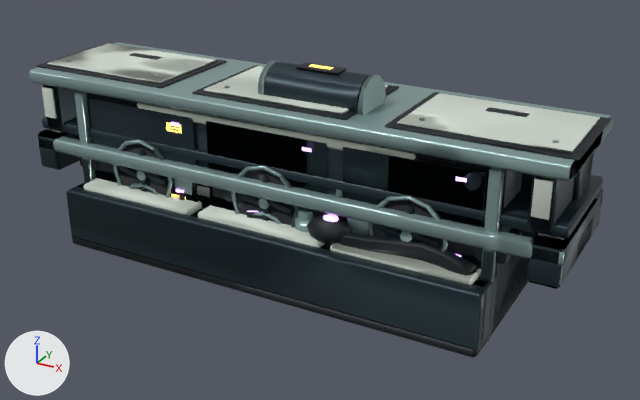
The Blender file public/assets/e9-ship-kit/industrial/industrial.blend, before and after one commit.
Both versions are drawn from a camera (50 mm lens) standing at (4.41, -7.53, 4.5) and looking at (0.28, -0.03, 0.74). The axes (+X, +Y, +Z) are drawn at lower left. The lights are the same throughout. The older version comes first.

In view in the first picture: 'airway-exchanger--e9-body', 'airway-exchanger--e9-ceramic', 'airway-exchanger--e9-dark', 'cargo-hoist-header--e9-body', 'cargo-hoist-header--e9-ceramic', 'cargo-hoist-header--e9-dark', 'cargo-hoist-header--e9-trim', 'cargo-restraintbank-tall--e9-ceramic', 'swarm-plenum-tall--e9-body', 'swarm-plenum-tall--e9-dark', 'swarm-plenum-tall--e9-trim', 'workshop-tool-bridge--e9-body', 'workshop-tool-bridge--e9-trim' and 10 more.
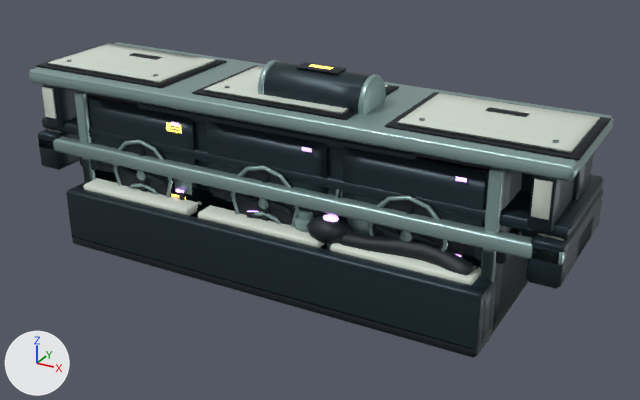
What changed in the scene script:
```text
Change me_cube_048:
    where me_cube_048.from_pydata(...)  # 176 vertices, 140 faces; spans x -2.4..2.4, y -0.69..0.7, z 0.0..1.73
    used by ob_swarm_plenum_tall__e9_body; parent = ob_swarm_plenum_tall; location = (0.0, 0.0, 0.0)
    me_cube_048 part 1: texture (UV) coordinates of 140 of 140 faces, centred in x -2.4..2.4, y -0.69..0.7, z 0.0..1.73, changed; they spanned u 0.01..0.88, v 0.01..0.98 and now span u 0.01..0.9, v 0.01..0.98
Change me_cube_135:
    used by ob_cargo_restraintbank_tall__e9_body; parent = ob_cargo_restraintbank_tall; location = (0.0, 0.0, 0.0)
    remove me_cube_135.from_pydata(...)  # 144 vertices, 156 faces; spans x -1.6..1.6, y -0.63..0.63, z 0.03..1.67
    add me_cube_135.from_pydata(...)  # 192 vertices, 200 faces; spans x -1.6..1.6, y -0.68..0.64, z 0.03..1.7
    me_cube_135 part 2: a new loose piece of 24 vertices spanning x -1.59..1.59, y -0.64..0.64, z 1.59..1.7, in mat_e9_body
    other edits to the shape of me_cube_135 do not show in these pictures
Change me_cube_136:
    used by ob_cargo_restraintbank_tall__e9_ceramic; parent = ob_cargo_restraintbank_tall; location = (0.0, 0.0, 0.0)
    remove me_cube_136.from_pydata(...)  # 96 vertices, 104 faces; spans x -1.59..1.59, y -0.64..0.64, z 0.42..1.7
    add me_cube_136.from_pydata(...)  # 72 vertices, 78 faces; spans x -1.39..1.39, y -0.6..-0.54, z 0.42..1.25
    me_cube_136 part 3: the loose piece of 24 vertices spanning x -1.59..1.59, y -0.64..0.64, z 1.59..1.7 is deleted
Change me_cube_242:
    where me_cube_242.from_pydata(...)  # 64 vertices, 56 faces; spans x -2.92..2.92, y -0.72..0.5, z 1.21..1.93
    used by ob_cargo_hoist_header__e9_ceramic; parent = ob_cargo_hoist_header; location = (0.0, 0.0, 0.0)
    me_cube_242 part 4: texture (UV) coordinates of 56 of 56 faces, centred in x -2.92..2.92, y -0.72..0.5, z 1.21..1.93, changed; they spanned u 0.02..0.82, v 0.08..0.92 and now span u 0.01..0.8, v 0.1..0.9
Change me_cylinder_058:
    where me_cylinder_058.from_pydata(...)  # 684 vertices, 546 faces; spans x -3.0..3.0, y -0.75..0.75, z 0.0..2.21
    used by ob_cargo_hoist_header__e9_trim; parent = ob_cargo_hoist_header; location = (0.0, 0.0, 0.0)
    me_cylinder_058 part 5: texture (UV) coordinates of 546 of 546 faces, centred in x -3.0..3.0, y -0.75..0.75, z 0.01..2.2, changed; they spanned u 0.01..0.98, v 0.01..0.99 and now span u 0.01..0.98, v 0.01..0.97
Change me_cylinder_067:
    where me_cylinder_067.from_pydata(...)  # 768 vertices, 630 faces; spans x -3.0..3.0, y -0.75..0.75, z 0.11..1.24
    used by ob_workshop_tool_bridge__e9_body; parent = ob_workshop_tool_bridge; location = (0.0, 0.0, 0.0)
    me_cylinder_067 part 6: texture (UV) coordinates of 630 of 630 faces, centred in x -3.0..3.0, y -0.75..0.75, z 0.11..1.23, changed; they spanned u 0.01..0.93, v 0.01..0.96 and now span u 0.01..0.95, v 0.01..0.9
Change me_cube_287:
    where me_cube_287.from_pydata(...)  # 952 vertices, 790 faces; spans x -3.0..3.0, y -0.75..0.75, z 0.0..1.24
    used by ob_workshop_tool_bridge__e9_trim; parent = ob_workshop_tool_bridge; location = (0.0, 0.0, 0.0)
    me_cube_287 part 7: texture (UV) coordinates of 790 of 790 faces, centred in x -3.0..3.0, y -0.75..0.75, z 0.0..1.23, changed; they spanned u 0.01..0.98, v 0.01..0.95 and now span u 0.01..0.97, v 0.01..0.92
Change me_cylinder_088:
    where me_cylinder_088.from_pydata(...)  # 576 vertices, 438 faces; spans x -2.26..2.26, y -0.86..0.86, z 0.51..0.72
    used by ob_airway_exchanger__e9_ceramic; parent = ob_airway_exchanger; location = (0.0, 0.0, 0.0)
    me_cylinder_088 part 8: texture (UV) coordinates of 438 of 438 faces, centred in x -2.26..2.26, y -0.86..0.86, z 0.51..0.72, changed; they spanned u 0.01..0.93, v 0.01..0.72 and now span u 0.01..0.88, v 0.01..0.91
```

Changed parts and their boxes (x1, y1, x2, y2) in the pictures (640 x 400 px):
part 1 of me_cube_048, surface changed: (87, 97, 527, 303) in both
part 2 of me_cube_135, added: after (137, 103, 416, 160)
part 3 of me_cube_136, deleted: before (137, 103, 416, 160)
part 4 of me_cube_242, surface changed: (42, 43, 600, 220) in both
part 5 of me_cylinder_058, surface changed: (29, 44, 614, 232) in both
part 6 of me_cylinder_067, surface changed: (38, 130, 603, 289) in both
part 7 of me_cube_287, surface changed: (38, 136, 603, 265) in both
part 8 of me_cylinder_088, surface changed: (84, 178, 481, 285) in both
